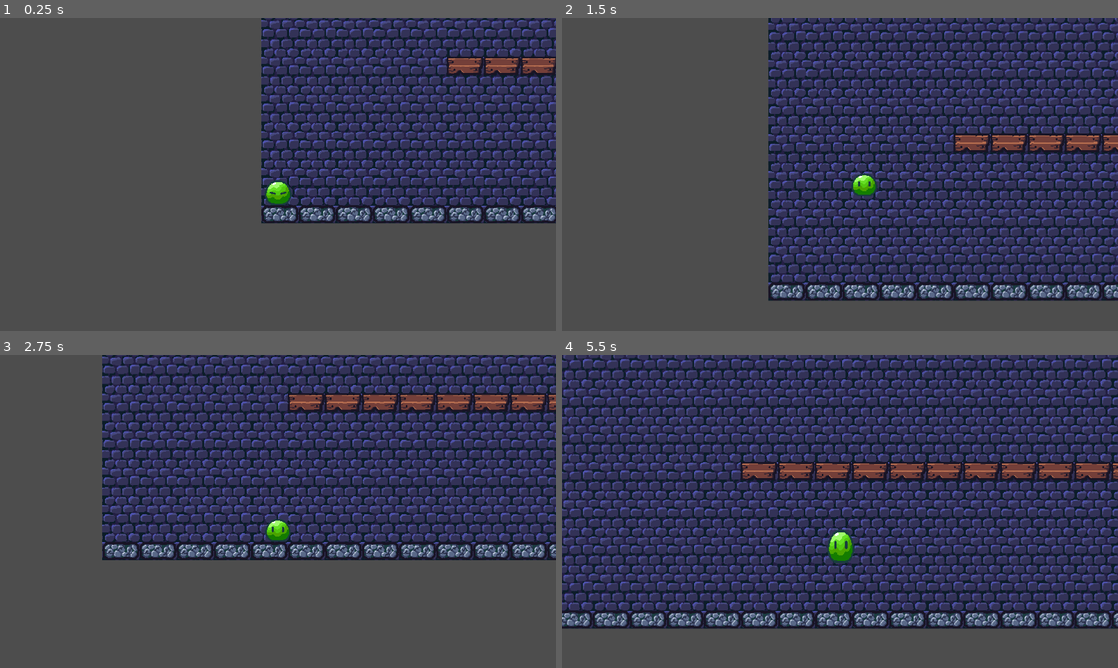
Above: before the commit, frames 1-4 (two rows, left to right).
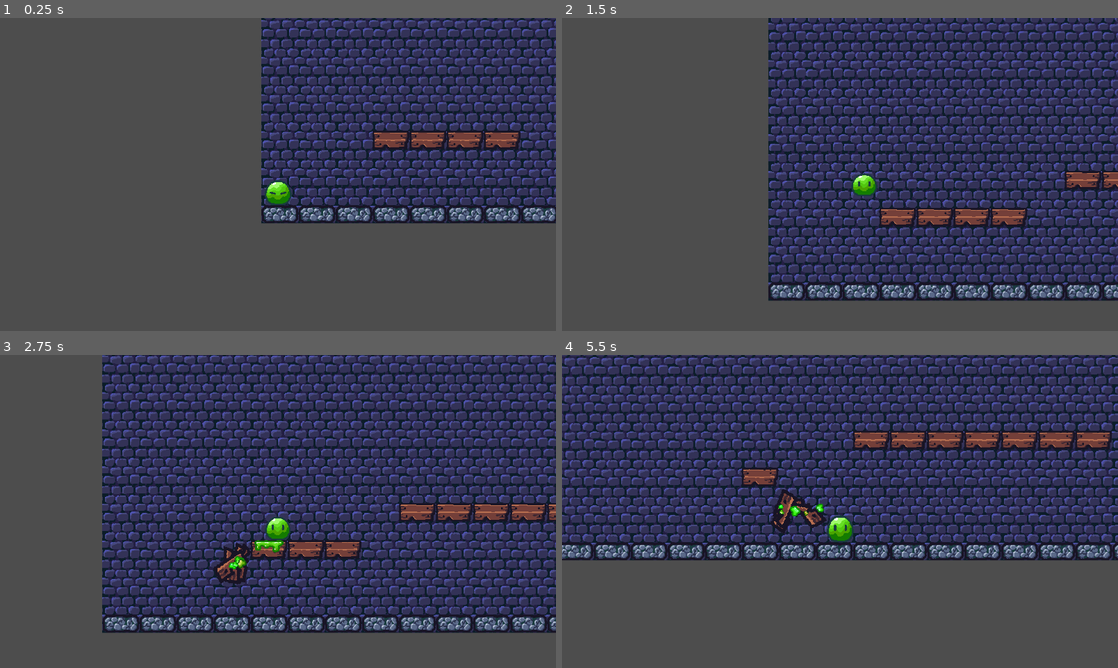
Above: after the commit, the same moments.

Repository: trashkev/MiniJam129
Game: Godot game, scene res://scenes/main/main.tscn
Two runs of this game, one before a commit and one after it. Both use one fixed random seed, a clock stepped at 60 frames per second and the inputs below.
Inputs:
- Up to frame 1 (0.25 s): no input
- Up to frame 2 (1.5 s): hold D (move_right) from 0.53 s (still down); tap Space (jump) at 0.77 s
- Up to frame 3 (2.75 s): tap Space (jump) at 1.52 s; release D (move_right) at 2.03 s; hold A (move_left) from 2.03 s (still down)
- Up to frame 4 (5.5 s): release A (move_left) at 2.78 s; hold D (move_right) 2.78-4.28 s; tap Space (jump) at 3.02, 3.77, 4.52 s; hold A (move_left) 4.28-5.03 s; hold D (move_right) from 5.03 s (still down)

The runs differ from the first frame. In frame 1, 2.4% of the frame differs, in the area x 67-100%, y 12-42%; in frame 2, 3.4%; in frame 3, 41%; in frame 4, 64%, in the area x 0-100%, y 0-88%.

Commit message:
adjusted acceleration

Diff:
--- a/MiniJam129/scenes/game_objects/player/player.gd
+++ b/MiniJam129/scenes/game_objects/player/player.gd
@@ -11,7 +11,7 @@
 const DECELERATION = 100.0
 const MAX_FALL_SPEED = 700
 const MAX_SPEED = 190.0
-const SPRINT_ACCELERATION = 800
+const SPRINT_ACCELERATION = 700
 const SPRINT_MAX_SPEED = 300
 
 const gravity = 980
@@ -65,7 +65,7 @@
 	var direction = Input.get_axis("move_left", "move_right")
 
 	if direction:
-		if Input.is_action_pressed("speed_up"):
+		if Input.is_action_pressed("speed_up") and is_on_floor():
 			velocity.x += direction * SPRINT_ACCELERATION * delta
 			velocity.x = clamp(velocity.x,-SPRINT_MAX_SPEED, SPRINT_MAX_SPEED)
 		else:
--- a/MiniJam129/scenes/main/main.tscn
+++ b/MiniJam129/scenes/main/main.tscn
@@ -1,6 +1,6 @@
-[gd_scene load_steps=4 format=3]
+[gd_scene load_steps=4 format=3 uid="uid://cxuk8p88sxjh2"]
 
-[ext_resource type="TileSet" path="res://resources/Tileables.tres" id="1_pxyg6"]
+[ext_resource type="TileSet" uid="uid://b66cw8uv4nmjx" path="res://resources/Tileables.tres" id="1_pxyg6"]
 [ext_resource type="PackedScene" uid="uid://bjqu022jv78bk" path="res://scenes/game_objects/player/player.tscn" id="1_xvpqc"]
 [ext_resource type="TileSet" uid="uid://t85ai17ukut0" path="res://resources/Props_tile_set.tres" id="2_craea"]
 
@@ -15,7 +15,7 @@
 position = Vector2(128, 16)
 tile_set = ExtResource("2_craea")
 format = 2
-layer_0/tile_data = PackedInt32Array(2752510, 6, 131072, 275 …(922 unchanged characters)… 21, 6, 131072, 2687022, 6, 131072, 2555922, 6, 65536, 2555923, 6, 65536, 2555924, 6, 65536, 2555925, 6, 65536, 2555926, 6, 65536, 2555927, 6, 65536, 2555928, 6, 65536, 2555929, 6, 65536, 2490394, 6, 65536, 2490395, 6, 65536, 2490396, 6, 65536, 2490397, 6, 65536, 2490398, 6, 65536, 2490399, 6, 65536, 2490400, 6, 65536, 2490401, 6, 65536, 2490402, 6, 65536, 2490403, 6, 65536, 2490404, 6, 65536, 2424847, 6, 65536, 2424846, 6, 65536, 2424845, 6, 65536, 2424844, 6, 65536, 2424843, 6, 65536, 2424842, 6, 65536, 2424841, 6, 65536, 2424840, 6, 65536, 2424839, 6, 65536, 2424838, 6, 65536, 2424837, 6, 65536, 2424836, 6, 65536, 2424835, 6, 65536, 2424849, 6, 65536, 2424850, 6, 65536, 2424851, 6, 65536, 2424852, 6, 65536)
+layer_0/tile_data = PackedInt32Array(2752510, 6, 131072, 275 …(922 unchanged characters)… 21, 6, 131072, 2687022, 6, 131072, 2555905, 6, 65536, 2555906, 6, 65536, 2555907, 6, 65536, 2555908, 6, 65536, 2490374, 6, 65536, 2490375, 6, 65536, 2490376, 6, 65536, 2490377, 6, 65536, 2490378, 6, 65536, 2490379, 6, 65536, 2490380, 6, 65536, 2359310, 6, 65536, 2359312, 6, 65536, 2359315, 6, 65536, 2359318, 6, 65536, 2359321, 6, 65536, 2228251, 6, 65536, 2228252, 6, 65536, 2228253, 6, 65536, 2162720, 6, 65536, 2031646, 6, 65536, 2031644, 6, 65536, 2031642, 6, 65536, 1966103, 6, 65536, 1835028, 6, 65536, 1703953, 6, 65536, 1638413, 6, 65536, 1507348, 6, 65536, 1507345, 6, 65536, 1507343, 6, 65536)
 
 [node name="Entities" type="Node2D" parent="."]
 y_sort_enabled = true
Not shown: 1 places in MiniJam129/resources/Tileables.tres that only renumber resources
